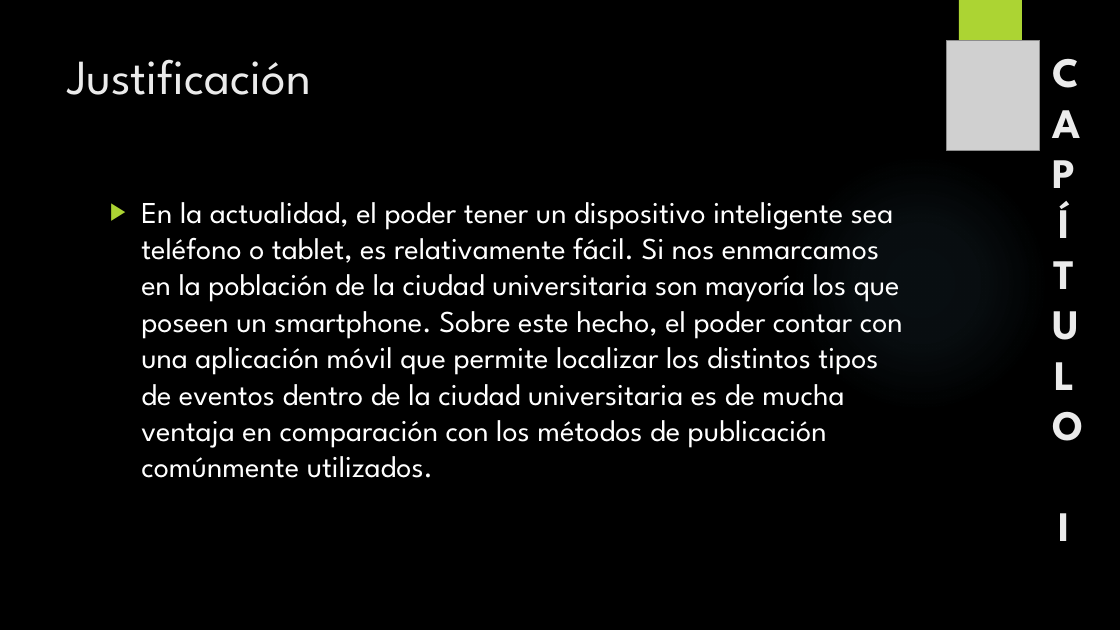
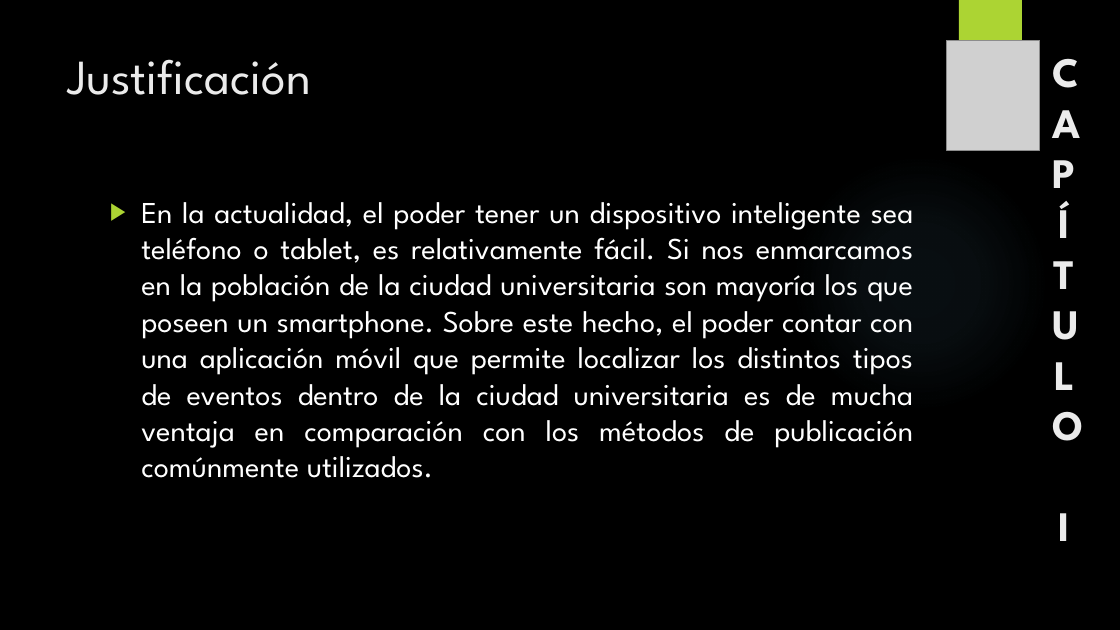
Before and after one commit to Climbhazard/tesis-visora, a slide deck: slide 5 of Tesis.pptx. Drawn at 1120x630 pixels with LibreOffice and Linux fonts; fonts in the diff are those of the drawing; grey boxes stand for pictures; background and template pictures are left out. Boxes give left, top, right and bottom in pixels: in the first picture for what was removed or moved away, otherwise in the second. Text is boxed around its words. In the diff, an @@ line names an element or a change of style, - is before the commit and + after.

```diff
--- a/Tesis.pptx
+++ b/Tesis.pptx
@@ text "En la actualidad, el poder ..." at box(141, 202, 913, 478): alignment left to justified @@
```
Also in this commit, not shown: 12 other slides changed, 1 other file.
